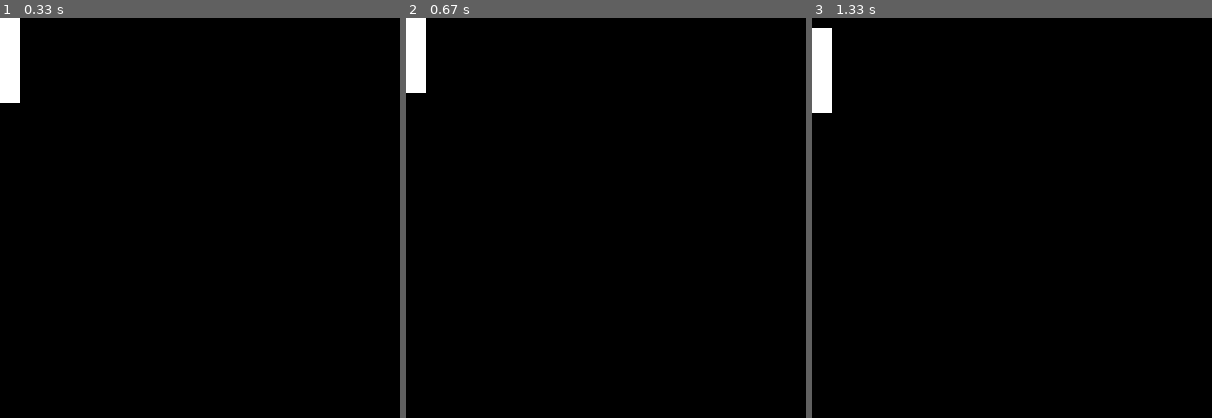
Above: before the commit, frames 1-3 (left to right).
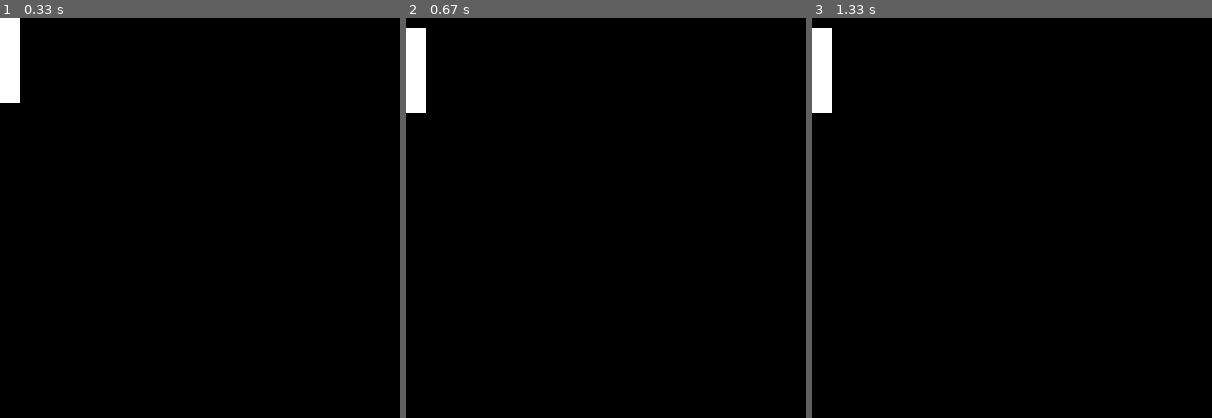
Above: after the commit, the same moments.

Repository: CoMm4nDo-1/Pong
Game: pygame game, started from Pygame.py
Same seed, same stepped clock (60 frames per second), same inputs: the game is played once before the commit and once after it.
Inputs:
- Up to frame 1 (0.33 s): no input
- Up to frame 2 (0.67 s): hold Up from 0.33 s (still down)
- Up to frame 3 (1.33 s): release Up at 0.8 s; hold Down 0.83-1.13 s
The pictures show only the part of the screen within x 0-50%, y 0-50%; the shares and areas given below are measured in that part.

Frame 1 is identical in both runs. In frame 2, 0.4% of the frame differs, in the area x 0-5%, y 0-24%; in frame 3, nothing differs.

Commit message:
Changed Movement

Diff:
--- a/Pygame.py
+++ b/Pygame.py
@@ -28,11 +28,20 @@
         self.height = 85
         # Color of the paddle
         self.color = ("#FFFFFF")
-
     def draw(self):
         # draws the paddle on the screen
         rect = pygame.Rect(self.x, self.y, self.width, self.height)
         pygame.draw.rect(screen, self.color, rect)
+    def move(self):
+        keys = pygame.key.get_pressed()
+        if keys[pygame.K_w]:
+            self.y = -10
+        elif keys[pygame.K_s]:
+            self.y = 10
+        elif keys[pygame.K_DOWN]:
+            self.y = 10
+        elif keys[pygame.K_UP]:
+            self.y = 10
 
 
 paddle = Paddle()
@@ -42,17 +51,11 @@
         if event.type == pygame.QUIT:
             pygame.quit()
             sys.exit()
-        # Key inputs for movement up and down (either arrow keys or w and s)
-        if event.type == pygame.KEYDOWN:
-            if event.key == pygame.K_UP or event.key == pygame.K_w:
-                paddle.y = -10
-            elif event.key == pygame.K_DOWN or event.key == pygame.K_s:
-                paddle.y = 10
 
     # Fills screen with black to erase previous frames
     screen.fill("black")
     paddle.draw()
-
+    paddle.move()
 
 
     #determines how many fps game will run at
